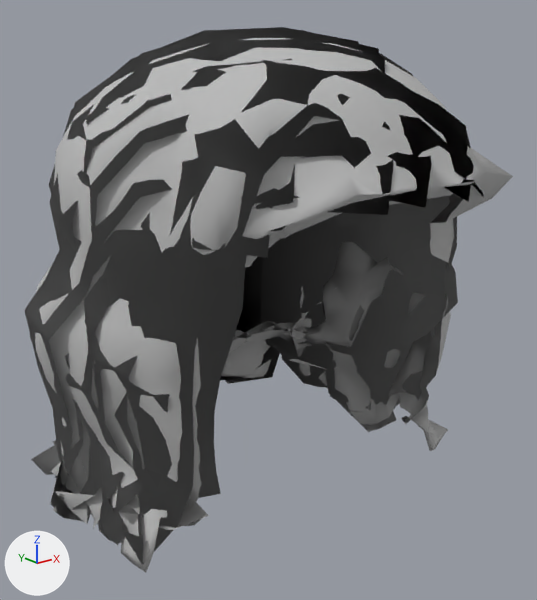
What one commit did to the glTF model pi-nebula/assets/crew/hair_wavy.glb.
One viewpoint serves both versions: a 50 mm lens placed at (-0.239, -0.274, 1.792), pointed at (0.002, 0.027, 1.671). Lighting does not change. The marker at lower left points along +X, +Y and +Z. The older version comes first. Vertices at exactly the same position are counted once.

The first picture shows 'hair_wavy'.
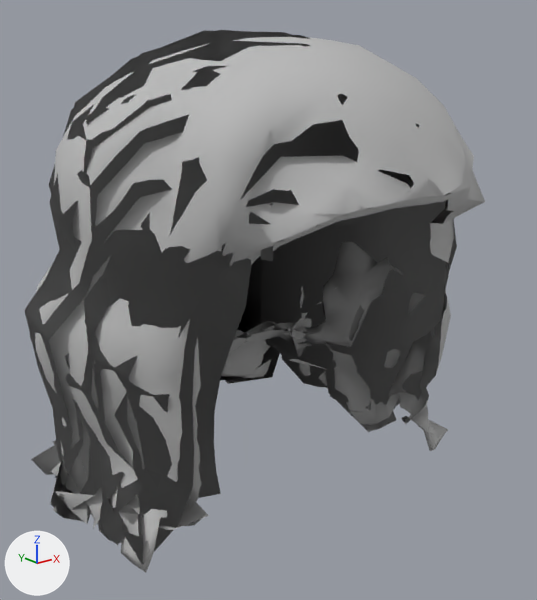
Commit message: Crew hair: six haircuts fixed from the game's maker's marked pictures

The change in detail:
me_hair_wavy is used by ob_hair_wavy; location (0.0, 0.0, 0.0).
Verts and faces of me_hair_wavy; kept vertices keep their numbers, new ones are numbered from 2677.
Before the commit, vertices of me_hair_wavy: 1522 (0.084, -0.028, 1.73), 1525 (0.087, -0.028, 1.715) at pixel (457, 217), 2149 (0.082, -0.037, 1.67) at pixel (457, 302), 2150 (0.093, -0.026, 1.683) at pixel (455, 271), 2151 (0.095, -0.015, 1.673).
Before the commit, vertices of me_hair_wavy: 2154 (0.095, -0.012, 1.698).
me_hair_wavy had 2677 vertices, 3975 faces and spanned x -0.122..0.134, y -0.086..0.144, z 1.56..1.809.
me_hair_wavy now has 2641 vertices, 3934 faces and spans x -0.122..0.134, y -0.077..0.144, z 1.56..1.808.
me_hair_wavy part 1: the loose piece of 33 vertices spanning x -0.097..0.092, y -0.082..0.04, z 1.59..1.795 is deleted.
Part 2, on me_hair_wavy:
16 vertices in x -0.041..0.06, y -0.06..0.107, z 1.719..1.779 move by (0.0, -0.001, -0.001).
15 vertices in x -0.066..0.052, y -0.06..0.028, z 1.715..1.803 move by (0.0, 0.0, -0.001).
6 vertices in x -0.043..0.086, y -0.047..-0.009, z 1.713..1.776 move by (-0.001, 0.0, -0.001).
6 vertices in x -0.03..0.084, y -0.057..0.084, z 1.727..1.783 move by (-0.001, -0.001, -0.001).
6 vertices in x -0.044..0.048, y -0.06..0.088, z 1.724..1.809 move by (0.0, -0.001, -0.002).
5 vertices in x -0.016..0.01, y -0.071..-0.02, z 1.771..1.803 move by (0.0, 0.001, -0.002).
86 vertices move from x -0.082..0.088, y -0.086..0.113, z 1.699..1.808 to x -0.079..0.087, y -0.077..0.112, z 1.698..1.805.
Part 3, on me_hair_wavy:
Vertex 1522 moves to (0.083, -0.027, 1.73).
Vertex 2151 moves to (0.094, -0.014, 1.673).
Vertex 1525 moves to (0.085, -0.028, 1.714), pixel (453, 219).
Vertex 2149 moves to (0.077, -0.034, 1.671).
Vertex 2150 moves to (0.085, -0.023, 1.684).
Vertex 2154 moves to (0.093, -0.012, 1.698).
Other edits to the shape of me_hair_wavy do not show in these pictures.

Where the change shows, as pixel boxes (x1, y1, x2, y2) in the pictures (537 x 600 px; the box of a moved part takes in the faces that stretch with it):
'hair_wavy', reshaped: before (24, 27, 513, 572); after (24, 30, 485, 572)
part 1 of me_hair_wavy, deleted: before (140, 60, 484, 380)
part 2 of me_hair_wavy, moved or reshaped: before (192, 27, 513, 344); after (203, 30, 485, 344)
part 3 of me_hair_wavy, moved or reshaped: before (406, 196, 458, 320); after (406, 202, 457, 320)
